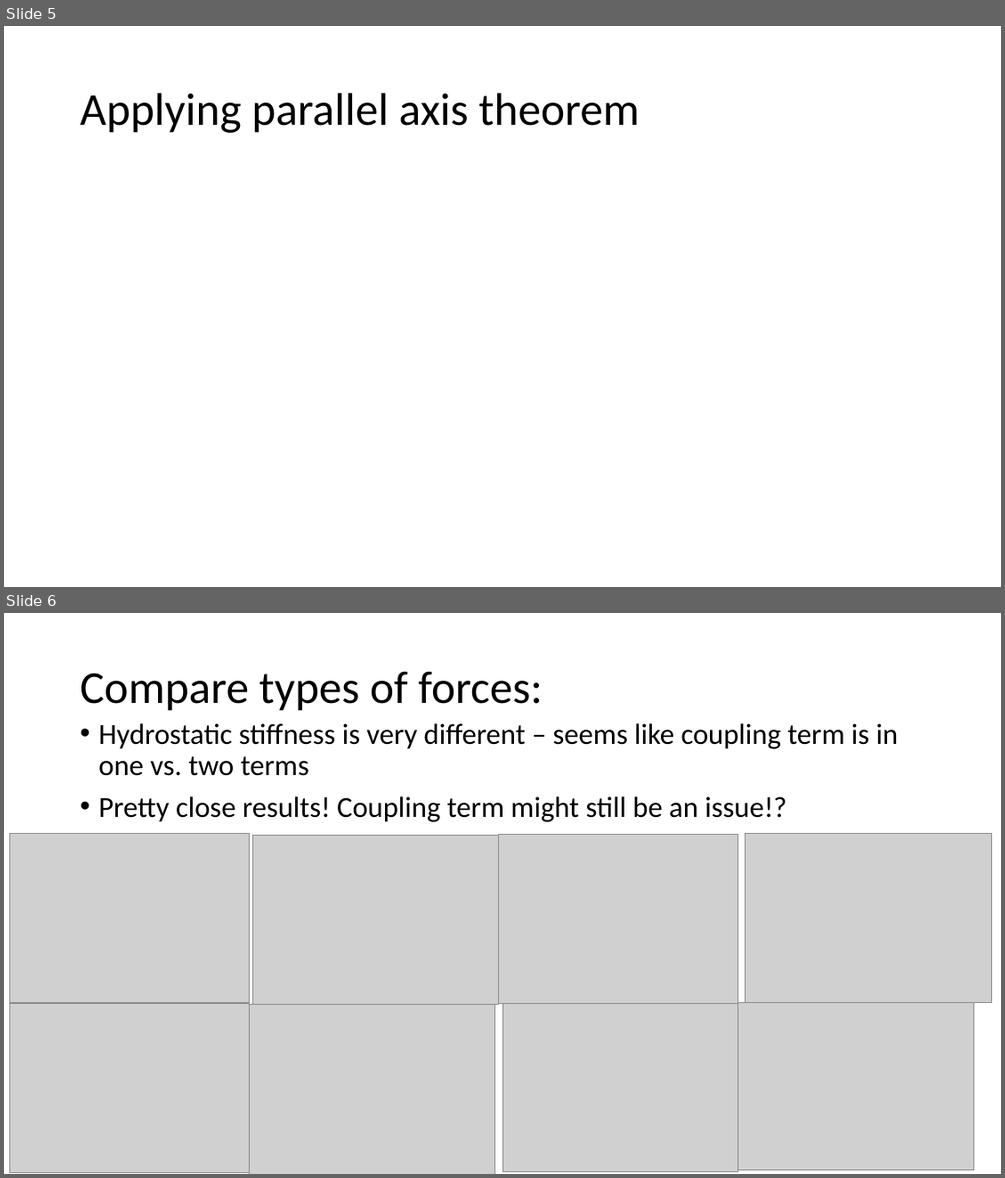
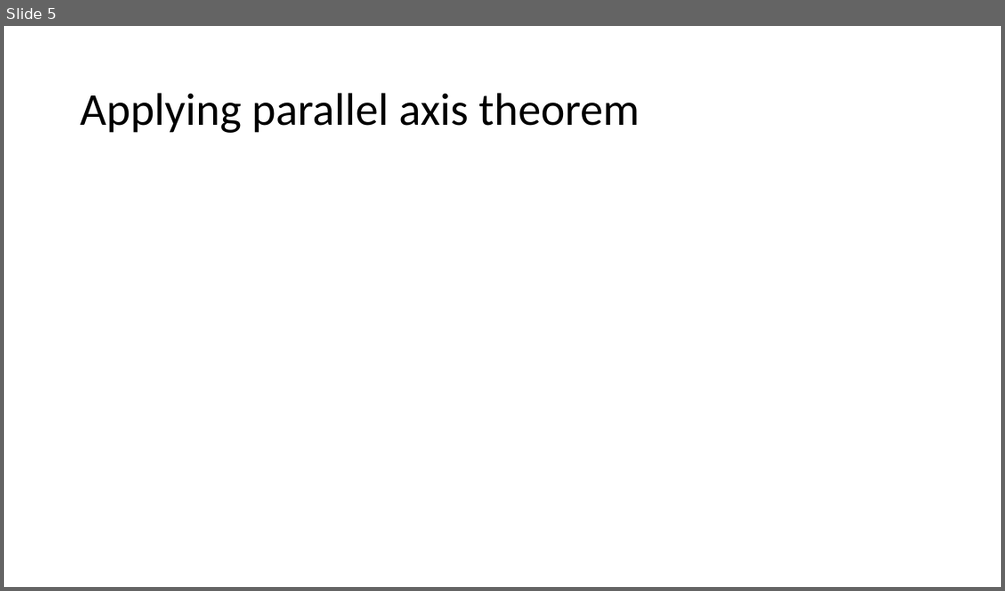
Before and after one commit to jtgrasb/WecOptTool, a slide deck: examples/attenuatorInWOT.pptx. Shown one above the other, each under a label of ours: slides 5 and 6 before the commit, slide 5 after it. The pictures are 1005x1178 and 1005x591 pixels, drawn with LibreOffice and Linux fonts; fonts in the diff are those of the drawing; grey boxes stand for pictures. Boxes give left, top, right and bottom in pixels: in the first picture for what was removed or moved away, otherwise in the second. Text is boxed around its words. In the diff, an @@ line names an element or a change of style, - is before the commit and + after.

```diff
--- a/examples/attenuatorInWOT.pptx
+++ b/examples/attenuatorInWOT.pptx
@@ slide 6 removed at bbox=[4, 613, 1001, 1174], background #FFFFFF @@
@@ title removed at bbox=[80, 671, 542, 711] @@
-Compare types of forces:
@@ text removed at bbox=[98, 723, 898, 822] @@
-• Hydrostatic stiffness is very different – seems like coupling term is in one vs. two terms
-• Pretty close results! Coupling term might still be an issue!?
@@ picture removed at bbox=[10, 834, 250, 1003] @@
@@ picture removed at bbox=[252, 835, 498, 1004] @@
@@ picture removed at bbox=[499, 835, 738, 1004] @@
@@ picture removed at bbox=[745, 834, 991, 1003] @@
@@ picture removed at bbox=[10, 1004, 250, 1172] @@
@@ picture removed at bbox=[250, 1005, 495, 1174] @@
@@ picture removed at bbox=[502, 1003, 738, 1172] @@
@@ picture removed at bbox=[737, 1003, 974, 1170] @@
```
Also in this commit, not shown: 14 slides added, 23 other files.
